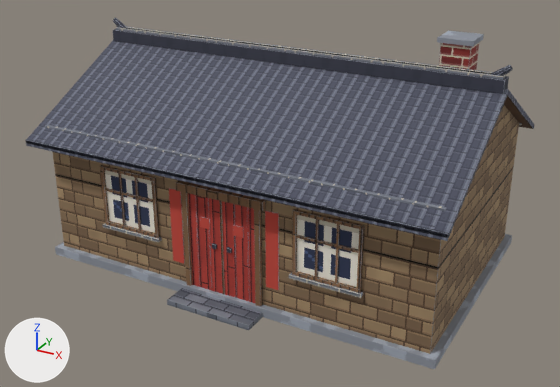
Two versions of the glTF model godot/assets/blender/cn_brick_house_7.glb, one commit apart.
One viewpoint serves both versions: a 50 mm camera at (7.85, -14.61, 8.7) aimed at (0.11, -0.55, 1.67). The axes (+X, +Y, +Z) are drawn at lower left. The lights are the same throughout. The first picture is the older version. Vertices at exactly the same position are counted once.

The older version as bpy lines, for what is in view:
```python
me_cn_brick_house_8 = bpy.data.meshes.new('cn_brick_house_8')
me_cn_brick_house_8.from_pydata(...)  # 1260 vertices, 2022 faces; spans x -4.78..4.78, y -3.45..3.25, z 0.0..5.4
me_cn_brick_house_8.materials.append(mat_pw_cement)  # picture img_pw_cement
me_cn_brick_house_8.materials.append(mat_pw_stone)  # picture img_pw_stone
me_cn_brick_house_8.materials.append(mat_pw_mudbrick)  # picture img_pw_mudbrick
me_cn_brick_house_8.materials.append(mat_pw_door_red)  # picture img_pw_door_red
me_cn_brick_house_8.materials.append(mat_pw_wall_wood)  # picture img_pw_wall_wood
me_cn_brick_house_8.materials.append(mat_pw_iron)  # picture img_pw_iron
me_cn_brick_house_8.materials.append(mat_pw_red_paper)  # picture img_pw_red_paper
me_cn_brick_house_8.materials.append(mat_pw_glass)  # picture img_pw_glass
me_cn_brick_house_8.materials.append(mat_pw_door_wood)  # picture img_pw_door_wood
me_cn_brick_house_8.materials.append(mat_pw_brick_grey)  # picture img_pw_brick_grey
me_cn_brick_house_8.materials.append(mat_pw_tile_cn)  # picture img_pw_tile_cn
me_cn_brick_house_8.materials.append(mat_pw_roof_under)  # picture img_pw_roof_under
me_cn_brick_house_8.materials.append(mat_pw_roof_cap)  # picture img_pw_roof_cap
me_cn_brick_house_8.materials.append(mat_pw_brick_red_cn)  # picture img_pw_brick_red_cn
ob_cn_brick_house_8 = bpy.data.objects.new('cn_brick_house_8', me_cn_brick_house_8)
ob_cn_brick_house_8.location = (0.0, 0.0, 0.0)
```
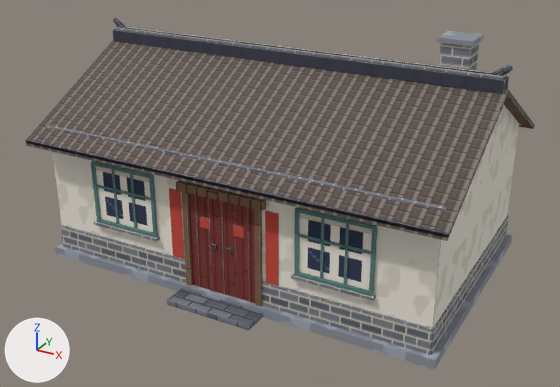
Pixel boxes [x1, y1, x2, y2] of what changed, in the pictures (560 x 387 px; the box of a moved part takes in the faces that stretch with it):
part 1 of me_cn_brick_house_8, moved or reshaped: before [296, 235, 358, 253]; after [298, 234, 371, 254]
part 2 of me_cn_brick_house_8, moved or reshaped: before [335, 224, 340, 283]; after [344, 224, 349, 285]
part 3 of me_cn_brick_house_8, moved or reshaped: before [315, 219, 319, 277]; after [320, 218, 325, 279]
part 4 of me_cn_brick_house_8, added (cyan): after [294, 207, 377, 296]
part 5 of me_cn_brick_house_8, moved or reshaped: before [105, 188, 153, 202]; after [96, 184, 151, 200]
part 6 of me_cn_brick_house_8, moved or reshaped: before [134, 177, 141, 230]; after [130, 174, 137, 229]
part 7 of me_cn_brick_house_8, moved or reshaped: before [118, 173, 126, 226]; after [112, 170, 119, 224]
part 8 of me_cn_brick_house_8, added (cyan): after [91, 161, 158, 238]
part 9 of me_cn_brick_house_8, rebuilt (17% wider, 7% taller): before [297, 215, 359, 287]; after [299, 213, 372, 290]
part 10 of me_cn_brick_house_8, rebuilt (16% wider): before [105, 170, 155, 233]; after [95, 166, 153, 232]
part 11 of me_cn_brick_house_8, moved or reshaped: before [100, 121, 519, 354]; after [61, 121, 519, 355]
part 12 of me_cn_brick_house_8, recoloured: before [53, 105, 517, 354]; after [53, 105, 517, 328]
part 13 of me_cn_brick_house_8, recoloured: [188, 193, 255, 303] in both
part 14 of me_cn_brick_house_8, recoloured: [27, 41, 526, 241] in both
part 15 of me_cn_brick_house_8, recoloured (brown to grey): [439, 43, 479, 70] in both

Diff of the bpy script that builds the scene:
```diff
--- a/godot/assets/blender/cn_brick_house_7.glb.py
+++ b/godot/assets/blender/cn_brick_house_7.glb.py
@@ mat_pw_tile_cn_brown @@
+mat_pw_tile_cn_brown = principled_material('pw_tile_cn_brown')
+mat_pw_tile_cn_brown.texture = img_pw_tile_cn_brown
+mat_pw_tile_cn_brown.roughness = 0.9
@@ mat_pw_whitewash @@
+mat_pw_whitewash = principled_material('pw_whitewash')
+mat_pw_whitewash.texture = img_pw_whitewash
+mat_pw_whitewash.roughness = 0.9
@@ mat_pw_door_oldred @@
+mat_pw_door_oldred = principled_material('pw_door_oldred')
+mat_pw_door_oldred.texture = img_pw_door_oldred
+mat_pw_door_oldred.roughness = 0.9
@@ me_cn_brick_house_8 @@
-me_cn_brick_house_8.from_pydata(...)  # 1260 vertices, 2022 faces; spans x -4.78..4.78, y -3.45..3.25, z 0.0..5.4
+me_cn_brick_house_8.from_pydata(...)  # 1324 vertices, 2162 faces; spans x -4.78..4.78, y -3.45..3.25, z 0.0..5.4
+# me_cn_brick_house_8 part 1: the loose piece of 20 vertices spanning x 1.7..3.0, y -2.8..-2.75, z 1.95..2.0 is scaled about its middle by (1.15, 1, 1), then moved by (0.15, 0.0, 0.03)
+# me_cn_brick_house_8 part 2: the loose piece of 20 vertices spanning x 2.54..2.59, y -2.8..-2.75, z 1.2..2.45 is scaled about its middle by (1, 1, 1.04), then moved by (0.18, 0.0, 0.03)
+# me_cn_brick_house_8 part 3: the loose piece of 20 vertices spanning x 2.11..2.16, y -2.8..-2.75, z 1.2..2.45 is scaled about its middle by (1, 1, 1.04), then moved by (0.12, 0.0, 0.03)
+# me_cn_brick_house_8 part 4: the loose piece of 64 vertices spanning x 1.62..3.07, y -2.82..-2.75, z 1.13..2.52 is copied, and the copy is scaled about its middle by (1.14, 1, 1.04), then moved by (0.15, 0.0, 0.02); it spans x 1.67..3.32, y -2.82..-2.75, z 1.13..2.57
+# me_cn_brick_house_8 part 5: the loose piece of 20 vertices spanning x -3.0..-1.7, y -2.8..-2.75, z 1.95..2.0 is scaled about its middle by (1.15, 1, 1), then moved by (-0.15, 0.0, 0.03)
+# me_cn_brick_house_8 part 6: the loose piece of 20 vertices spanning x -2.16..-2.11, y -2.8..-2.75, z 1.2..2.45 is scaled about its middle by (1, 1, 1.04), then moved by (-0.12, 0.0, 0.03)
+# me_cn_brick_house_8 part 7: the loose piece of 20 vertices spanning x -2.59..-2.54, y -2.8..-2.75, z 1.2..2.45 is scaled about its middle by (1, 1, 1.04), then moved by (-0.18, 0.0, 0.03)
+# me_cn_brick_house_8 part 8: the loose piece of 64 vertices spanning x -3.07..-1.62, y -2.82..-2.75, z 1.13..2.52 is copied, and the copy is scaled about its middle by (1.14, 1, 1.04), then moved by (-0.15, 0.0, 0.02); it spans x -3.32..-1.67, y -2.82..-2.75, z 1.13..2.57
+# me_cn_brick_house_8 part 9: the loose piece of 4 vertices spanning x 1.7..3.0, y -2.76, z 1.2..2.45 is rebuilt with 4 vertices and now spans x 1.75..3.25, y -2.76, z 1.2..2.5
+# me_cn_brick_house_8 part 10: the loose piece of 4 vertices spanning x -3.0..-1.7, y -2.76, z 1.2..2.45 is rebuilt with 4 vertices and now spans x -3.25..-1.75, y -2.76, z 1.2..2.5
+# me_cn_brick_house_8 part 11: 2 vertices moved within x -4.5..4.5, y -2.75..2.75, z 0.2; 166 vertices removed from x -3.12..3.12, y -2.87..-2.75, z 1.06..2.52; 102 vertices added at x -4.53..4.53, y -2.87..2.79, z 0.2..1.13
+# me_cn_brick_house_8 part 12: 10 faces spanning x -4.5..4.5, y -2.75..2.75, z 0.2..4.6 switch from mat_pw_mudbrick (picture img_pw_mudbrick) to mat_pw_whitewash (picture img_pw_whitewash)
+# me_cn_brick_house_8 part 13: 50 faces spanning x -0.8..0.8, y -2.8..-2.75, z 0.2..2.4 switch from mat_pw_door_red (picture img_pw_door_red) to mat_pw_door_oldred (picture img_pw_door_oldred)
+# me_cn_brick_house_8 part 14: 16 faces spanning x -4.75..4.75, y -3.25..3.25, z 2.83..4.6 switch from mat_pw_tile_cn (picture img_pw_tile_cn) to mat_pw_tile_cn_brown (picture img_pw_tile_cn_brown)
+# me_cn_brick_house_8 part 15: 10 faces spanning x 3.3..3.9, y 0.2..0.8, z 3.0..5.3 switch from mat_pw_brick_red_cn (picture img_pw_brick_red_cn) to mat_pw_brick_grey (picture img_pw_brick_grey)
+# other edits to the shape of me_cn_brick_house_8 do not show in these pictures
 me_cn_brick_house_8.materials.append(mat_pw_cement)
@@ me_cn_brick_house_8 @@
 me_cn_brick_house_8.materials.append(mat_pw_glass)
-me_cn_brick_house_8.materials.append(mat_pw_door_wood)  # picture img_pw_door_wood
 me_cn_brick_house_8.materials.append(mat_pw_roof_under)
 me_cn_brick_house_8.materials.append(mat_pw_roof_cap)
+me_cn_brick_house_8.materials.append(mat_pw_paint_teal)  # picture img_pw_paint_teal
```
